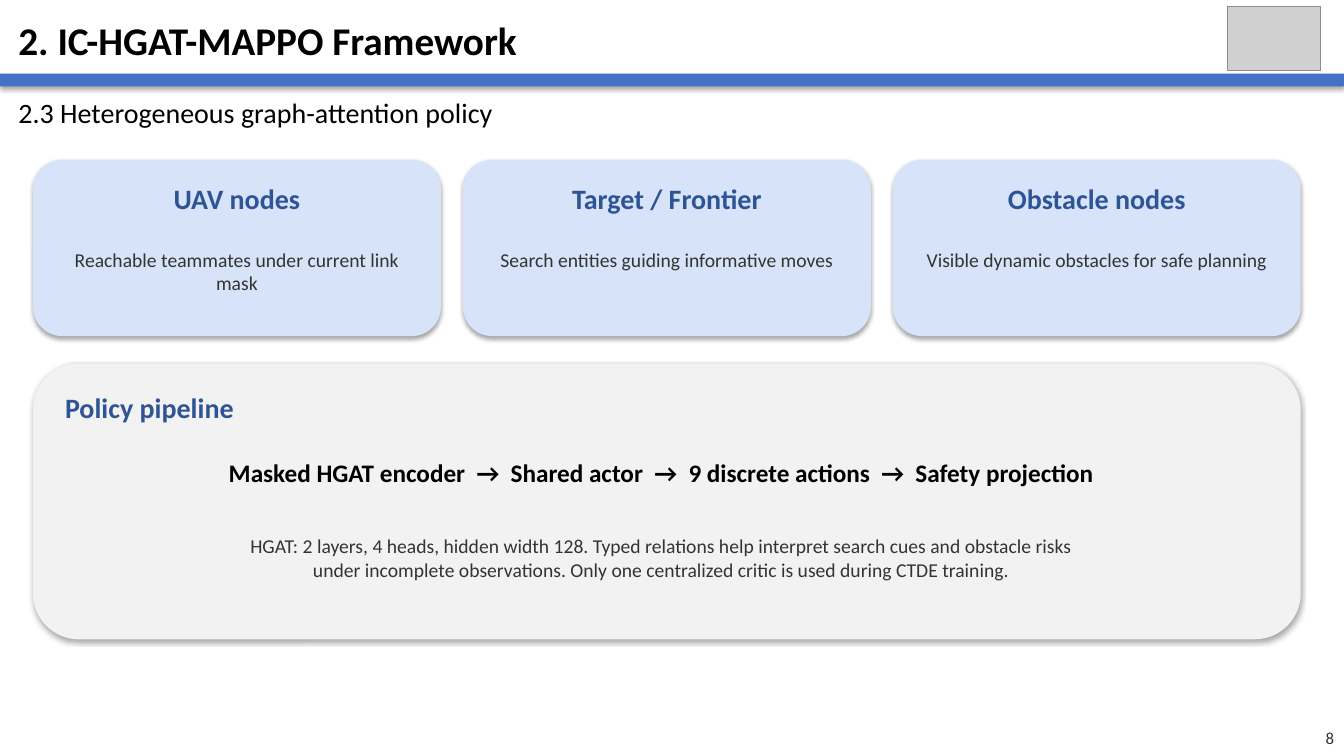
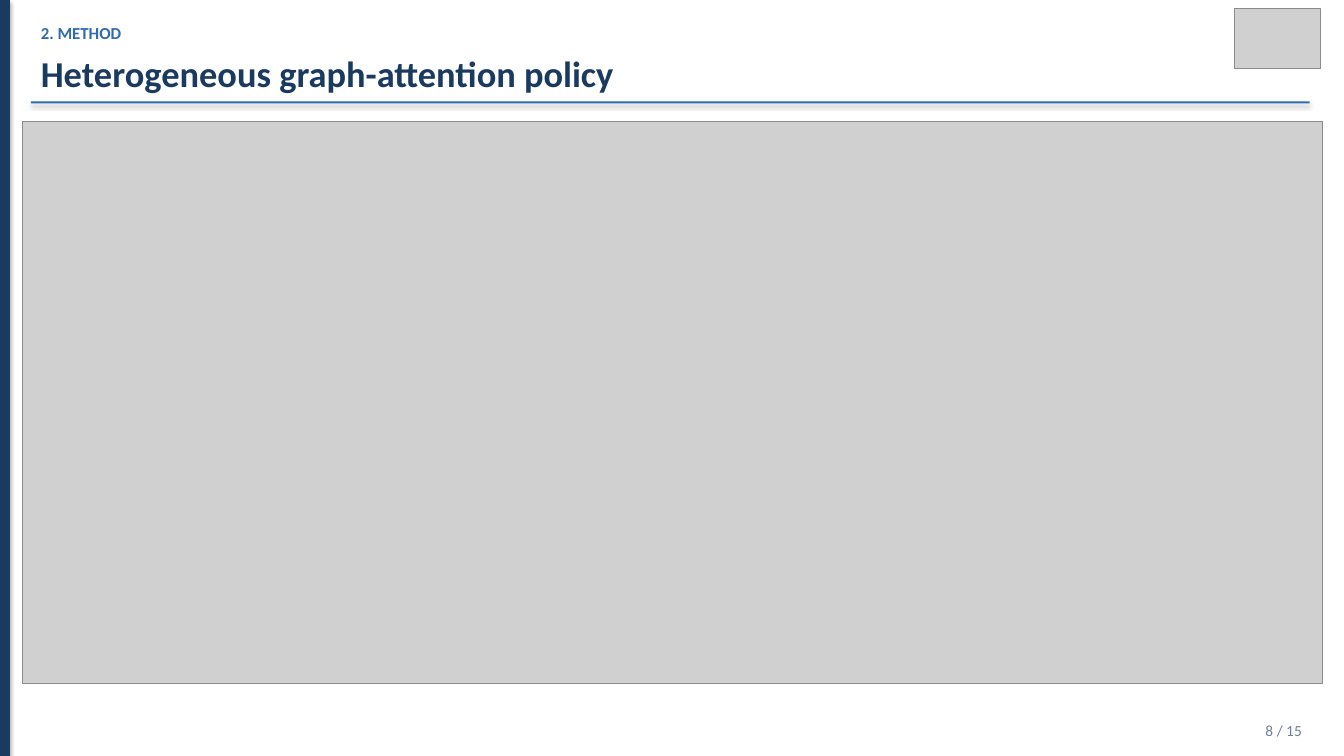
Before and after one commit to kuangyinying039/uav-swarm, a slide deck: slide 8 of presentations/CAC_IC_HGAT_MAPPO.pptx. Drawn at 1344x756 pixels with LibreOffice and Linux fonts; fonts in the diff are those of the drawing; grey boxes stand for pictures. Boxes give left, top, right and bottom in pixels: in the first picture for what was removed or moved away, otherwise in the second. Text is boxed around its words. In the diff, an @@ line names an element or a change of style, - is before the commit and + after.

```diff
--- a/presentations/CAC_IC_HGAT_MAPPO.pptx
+++ b/presentations/CAC_IC_HGAT_MAPPO.pptx
@@ rectangle added at <box>0,0,10,756</box>, fill #1B3A5F @@
@@ text at <box>41,28,122,39</box>: text changed; size 28 to 12 pt; text colour #000000 to #2E6BB0 @@
-2. IC-HGAT-MAPPO Framework
+2. METHOD
@@ picture: place and size @@
-picture at <box>1228,6,1322,71</box>
+picture at <box>1235,9,1321,69</box>
@@ text at <box>41,61,613,93</box>: text changed; size 20 to 26 pt; text colour #000000 to #1B3A5F; bold on @@
-2.3 Heterogeneous graph-attention policy
+Heterogeneous graph-attention policy
@@ rectangle: place and size @@
-rectangle at <box>0,74,1344,87</box>
+rectangle at <box>31,102,1311,104</box>
@@ rectangle at <box>31,102,1311,104</box>: fill #4472C4 to #2E6BB0 @@
@@ picture added at <box>22,121,1323,684</box> @@
@@ rounded rectangle removed at <box>33,160,442,337</box> @@
@@ rounded rectangle removed at <box>463,160,871,337</box> @@
@@ rounded rectangle removed at <box>893,160,1302,337</box> @@
@@ text removed at <box>174,189,300,209</box> @@
-UAV nodes
@@ text removed at <box>572,189,762,214</box> @@
-Target / Frontier
@@ text removed at <box>1008,189,1185,209</box> @@
-Obstacle nodes
@@ text removed at <box>75,253,398,290</box> @@
-Reachable teammates under current link mask
@@ text removed at <box>500,253,833,271</box> @@
-Search entities guiding informative moves
@@ text removed at <box>927,253,1267,271</box> @@
-Visible dynamic obstacles for safe planning
@@ rounded rectangle removed at <box>33,364,1302,639</box> @@
@@ text removed at <box>65,398,234,423</box> @@
-Policy pipeline
@@ text removed at <box>229,464,1093,487</box> @@
-Masked HGAT encoder → Shared actor → 9 discrete actions → Safety projection
@@ text removed at <box>250,539,1071,581</box> @@
-HGAT: 2 layers, 4 heads, hidden width 128. Typed relations help interpret search cues and obstacle risks
-under incomplete observations. Only one centralized critic is used during CTDE training.
@@ text at <box>1265,725,1302,736</box>: text changed; size 12 to 11 pt; text colour #333333 to #718096 @@
-8
+8 / 15
```
Also in this commit, not shown: 14 other slides changed, 1 slide added, 1 slide removed, 5 other files.
